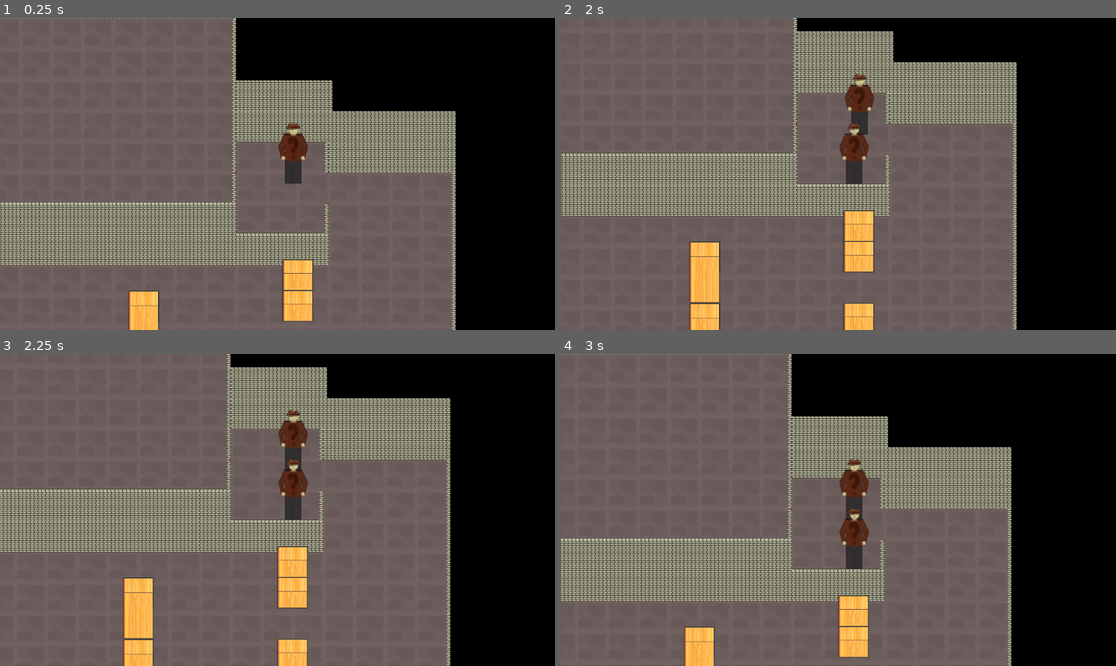
Above: before the commit, frames 1-4 (two rows, left to right).
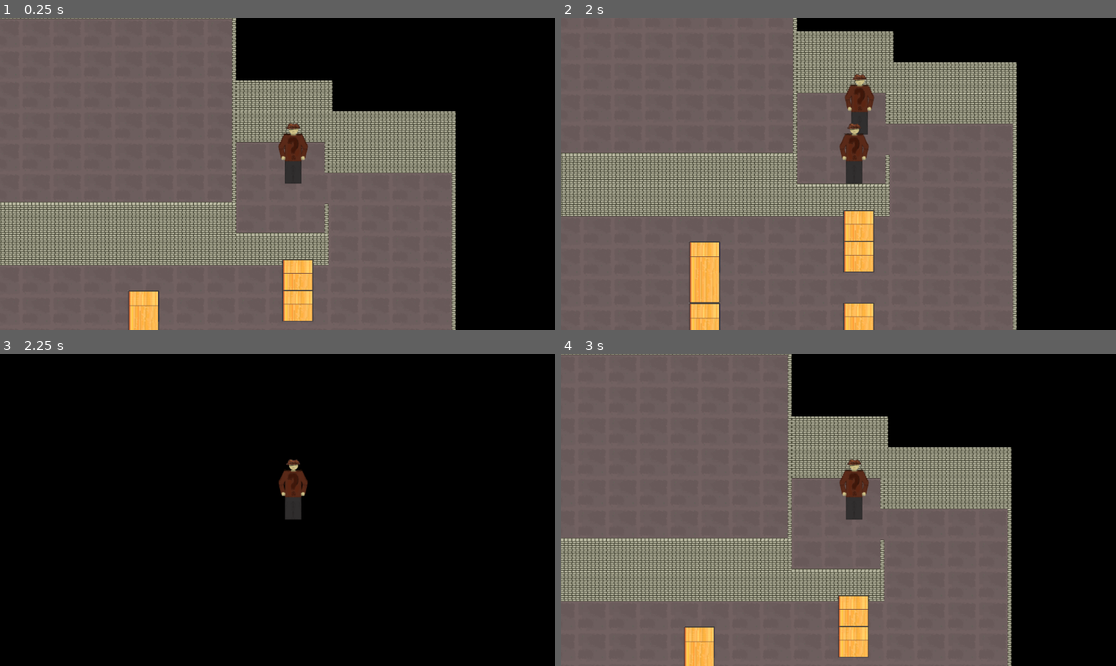
Above: after the commit, the same moments.

Repository: Alexxx180/Desert-Rage-2
Game: Godot game, scene res://assets/scenes/levels/caves/origin.tscn
Two runs of this game, one before a commit and one after it. Both use one fixed random seed, a clock stepped at 60 frames per second and the inputs below.
Inputs:
- Up to frame 1 (0.25 s): no input
- Up to frame 2 (2 s): tap Enter at 0.5 s; hold D (right) 0.53-1.28 s; hold Shift (run) 0.53-1.28 s; tap Space at 1.25 s; hold Down (backward) from 1.28 s (still down); tap Ctrl (select) at 1.35 s
- Up to frame 3 (2.25 s): release Down (backward) at 2.03 s; hold D (right) from 2.03 s (still down); hold Shift (run) from 2.03 s (still down)
- Up to frame 4 (3 s): tap Enter at 2.75 s; release D (right) at 2.78 s; release Shift (run) at 2.78 s; hold Up (forward) from 2.78 s (still down); tap Ctrl (select) at 2.85 s

Frames 1-2 are identical in both runs. In frame 3, 77% of the frame differs, in the area x 0-82%, y 0-100%; in frame 4, 0.7%.
Error before the commit: Trying to assign an array of type "Array" to a variable of type "Array[Node2D]". (res://assets/systems/input/platforming/character/platforming.gd:29)

Commit message:
jump observe check fix

Diff:
--- a/assets/scenes/actors/interactables/zones/platforming/shape/hero.tscn
+++ b/assets/scenes/actors/interactables/zones/platforming/shape/hero.tscn
@@ -1,7 +1,7 @@
 [gd_scene load_steps=7 format=3 uid="uid://bnf8qr722woiv"]
 
 [ext_resource type="Shape2D" uid="uid://cqyj3i1vf3w47" path="res://assets/resources/shapes/interactables/box.tres" id="1_yilua"]
-[ext_resource type="Script" path="res://assets/systems/input/platforming/floor/plain.gd" id="2_qoeil"]
+[ext_resource type="Script" path="res://assets/systems/input/platforming/floor/surface.gd" id="2_xtiub"]
 [ext_resource type="Script" path="res://assets/systems/input/platforming/character/platforming.gd" id="3_0bd5y"]
 [ext_resource type="Script" path="res://assets/systems/input/platforming/character/ledges.gd" id="4_76fw8"]
 [ext_resource type="Script" path="res://assets/systems/input/platforming/character/checks.gd" id="5_qc0yr"]
@@ -21,7 +21,7 @@
 debug_color = Color(0.290196, 0.631373, 0, 0.419608)
 
 [node name="surface" type="Node" parent="floor"]
-script = ExtResource("2_qoeil")
+script = ExtResource("2_xtiub")
 
 [node name="ledge" type="Area2D" parent="."]
 collision_layer = 32
--- a/assets/scenes/levels/caves/origin.tscn
+++ b/assets/scenes/levels/caves/origin.tscn
@@ -15,18 +15,8 @@
 layer_0/name = "Ground"
 layer_0/tile_data = PackedInt32Array(2621526, 2, 2, 2687062, 2, 2, 2752598, 2, 2, 2818134, 2, 2, 2883670, 2, 2, 2949206 …(7867 unchanged characters)…
 layer_1/name = "Walls"
-layer_1/enabled = true
-layer_1/modulate = Color(1, 1, 1, 1)
-layer_1/y_sort_enabled = false
-layer_1/y_sort_origin = 0
-layer_1/z_index = 0
 layer_1/tile_data = PackedInt32Array(2490453, 327682, 65536, 2555989, 327682, 65536, 2621525, 327682, 65536, 2687061, 3 …(4989 unchanged characters)…
 layer_2/name = "Interactables"
-layer_2/enabled = true
-layer_2/modulate = Color(1, 1, 1, 1)
-layer_2/y_sort_enabled = false
-layer_2/y_sort_origin = 0
-layer_2/z_index = 0
 layer_2/tile_data = PackedInt32Array(2883695, 3, 65536, 3014767, 3, 65536, 3145839, 3, 65536, 2949226, 3, 131072, 3080298, 3, 131072, 3211370, 3, 131072, 2818159, 3, 65536)
 
 [node name="group" parent="." instance=ExtResource("2_bvmv4")]
--- a/assets/systems/input/platforming/character/checks.gd
+++ b/assets/systems/input/platforming/character/checks.gd
@@ -1,23 +1,35 @@
 extends Node
 
+const GAP: int = 64
+
 var hero: CharacterBody2D
-
-const GAP: int = 4
+var directions: Array[Array] = [
+	regulation(Vector2.AXIS_X), regulation(Vector2.AXIS_Y)
+]
 
 func inplace(ledge: float, subject: float) -> bool:
 	return ledge >= subject - GAP and ledge <= subject + GAP
 
 func regulation(axis: int) -> Array[Callable]:
 	return [
-		(func(ledge: Vector2): return inplace(ledge[axis], hero.position[axis])),
-		(func(ledge: Vector2): return ledge[axis] > hero.position[axis]),
-		(func(ledge: Vector2): return ledge[axis] < hero.position[axis])
+		(func(ledge: Vector2):
+			print(ledge[axis], " == ", hero.position[axis], " +- ", GAP)
+			return inplace(ledge[axis], hero.position[axis])),
+		(func(ledge: Vector2):
+			print(ledge[axis], " > ", hero.position[axis])
+			return ledge[axis] > hero.position[axis]),
+		(func(ledge: Vector2):
+			print(ledge[axis], " < ", hero.position[axis])
+			return ledge[axis] < hero.position[axis])
 	]
 
-func observe(axis: int, direction: Vector2i, ledge: Node2D):
+func _observe_at(axis: int, direction: Vector2i, ledge: Vector2):
 	var power: int = direction[axis]
-	directions[axis][power].call(ledge.position)
+	directions[axis][power].call(ledge)
 
-var directions: Array[Array] = [
-	regulation(Vector2.AXIS_X), regulation(Vector2.AXIS_Y)
-]
+func observe(direction: Vector2i, ledge: Vector2) -> bool:
+	var jump = true
+	for axis in [Vector2.AXIS_X, Vector2.AXIS_Y]:
+		jump = jump or _observe_at(axis, direction, ledge)
+		print(" - JUMP: ", jump, " - AXIS: ", axis)
+	return jump
--- a/assets/systems/input/platforming/character/ledges.gd
+++ b/assets/systems/input/platforming/character/ledges.gd
@@ -17,9 +17,11 @@
 		hero.processing.movement = mode
 
 func append(ledge: Node2D):
+	print("APPEND, ID: ", ledge.get_instance_id(), ", NAME: ", ledge.name)
 	ledges[ledge.get_instance_id()] = ledge
 	update(size + 1, ledge, will, func(x): return x > 2)
 
 func remove(ledge: Node2D):
+	print("REMOVE, ID: ", ledge.get_instance_id(), ", NAME: ", ledge.name)
 	ledges.erase(ledge.get_instance_id())
 	update(size - 1, ledge, wont, func(x): return x == 0)
--- a/assets/systems/input/platforming/character/platforming.gd
+++ b/assets/systems/input/platforming/character/platforming.gd
@@ -1,6 +1,7 @@
 extends Node
 
 var hero: CharacterBody2D
+var ledge: Node2D
 
 const JUMP_FORCE: int = 128
 const NEUTRAL: int = 0
@@ -17,23 +18,27 @@
 	var jump: Array[int] = [NEUTRAL, JUMP_FORCE, -JUMP_FORCE]
 	return Vector2(jump[direction.x], jump[direction.y])
 
-func _jump_to_place(ledge: Node2D, direction: Vector2i):
-	hero.position = (ledge.position if ledge.name
-		== "ledge" else _to_floor(direction))
+func _jump_to_place(direction: Vector2i):
+	if ledge.name == "ledge":
+		hero.position = ledge.position
+	else:
+		hero.position = _to_floor(direction)
+
+func get_ledge_to_jump(direction: Vector2i) -> bool:
+	var jump: bool = false
+	var ledges: Array = data.ledges.values()
+
+	var i: int = data.size
+	while i > 0 and not jump:
+		i = i - 1
+		print("Iteration: ", i)
+		ledge = ledges[i]
+		print("Ledge: ", ledge.name, ", Hero: ", hero.surface.F, " = Floor: ", ledge.F)
+		if hero.surface.F == ledge.F:
+			jump = checks.observe(direction, ledge.pos)
+
+	return jump
 
 func perform_jump(direction: Vector2i):
-	if direction == Vector2i.ZERO: return
-
-	var i: int = data.size - 1
-	var jump: bool = false
-	var ledges: Array[Node2D] = data.ledges.values()
-
-	while i >= 0 and not jump:
-		i = i - 1
-		if hero.surface.F == ledges[i].F:
-			jump = true
-
-			for axis in [Vector2.AXIS_X, Vector2.AXIS_Y]:
-				jump = jump and checks.observe(axis, direction, ledges[i])
-
-	if jump: _jump_to_place(ledges[i], direction)
+	if direction == Vector2i.ZERO and get_ledge_to_jump(direction):
+		_jump_to_place(direction)
--- a/assets/systems/input/platforming/floor/environment.gd
+++ b/assets/systems/input/platforming/floor/environment.gd
@@ -1,3 +1,5 @@
 extends StaticBody2D
 
 @export_range(0, 9) var F: int = 0
+
+var pos: Vector2i = Vector2i.ZERO
--- a/assets/systems/input/platforming/floor/ledge.gd
+++ b/assets/systems/input/platforming/floor/ledge.gd
@@ -1,6 +1,12 @@
 extends StaticBody2D
 
 @export_range(0, 2) var height: int = 1
+
+@onready var size: Node = get_node("../../base/size")
+
+var pos: Vector2:
+	get:
+		return size.basis + position
 
 var floors: Array[int] = [0]
 var GF: int:
--- a/assets/systems/input/platforming/floor/plain.gd
+++ b/assets/systems/input/platforming/floor/surface.gd
@@ -9,4 +9,3 @@
 
 func _at_new_floor(body: Node2D):
 	floors.push_back(body.F)
-	print("HERO AT FLOOR: ", F)
--- a/project.godot
+++ b/project.godot
@@ -12,7 +12,7 @@
 
 config/name="Desert-Rage-2"
 run/main_scene="res://assets/scenes/levels/caves/origin.tscn"
-config/features=PackedStringArray("4.1", "GL Compatibility")
+config/features=PackedStringArray("4.2", "GL Compatibility")
 config/icon="res://icon.svg"
 
 [display]
